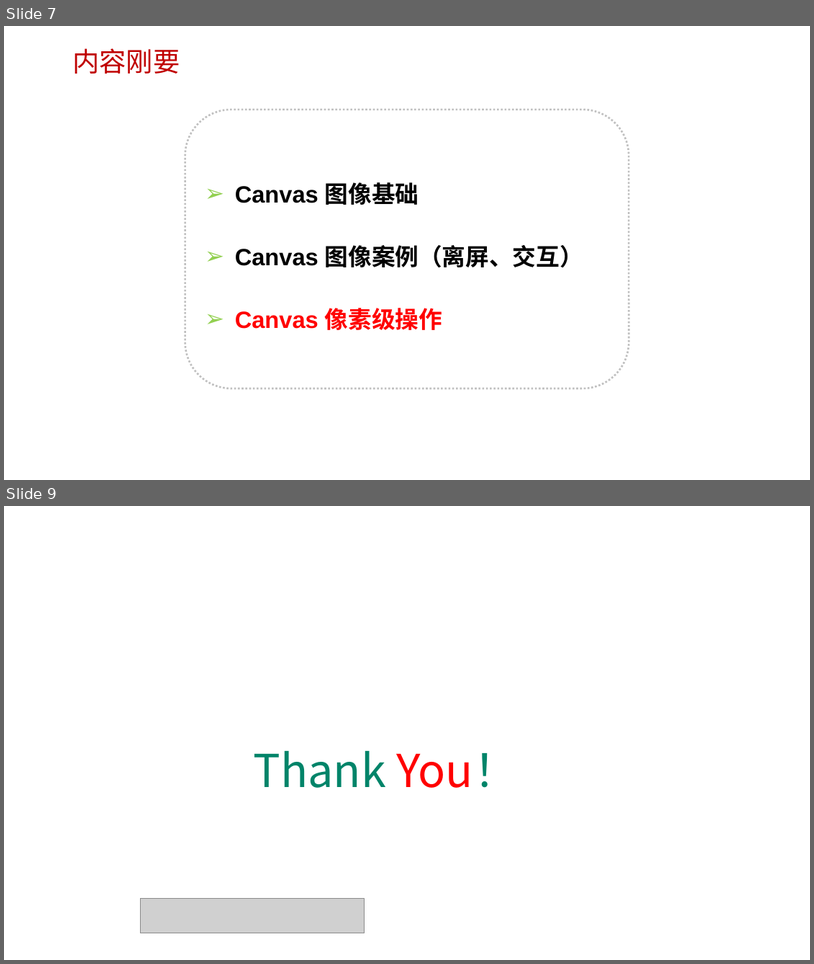
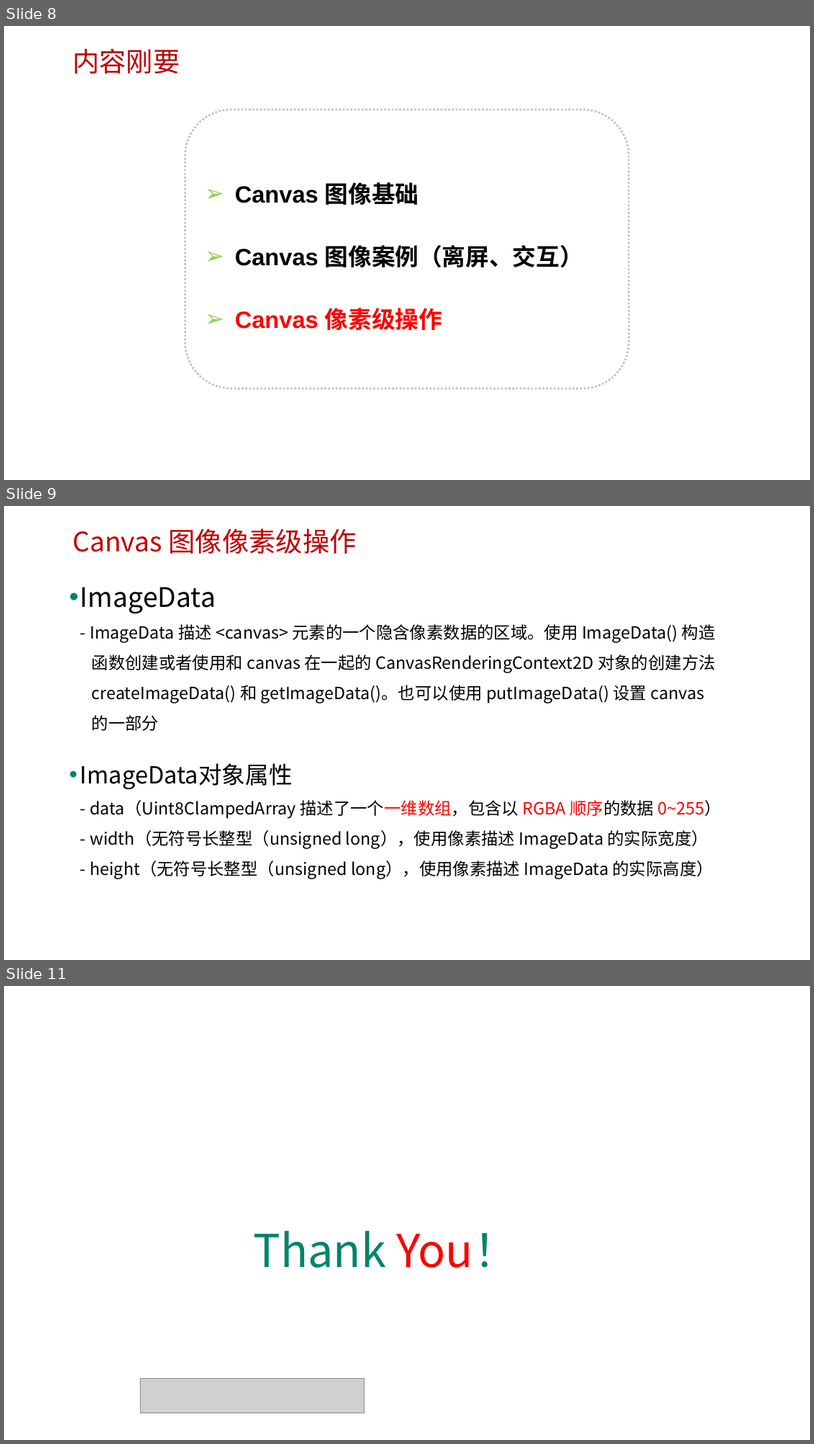
Before and after one commit to edu2act/course-H5-Animation-and-Game-Development, a slide deck: 课程PPT/（03）H5 Canvas图像操作.pptx. Shown one above the other, each under a label of ours: slides 7 and 9 before the commit, slides 8, 9 and 11 after it; the slides between them are not shown. The pictures are 814x964 and 814x1444 pixels, drawn with LibreOffice and Linux fonts; fonts in the diff are those of the drawing; grey boxes stand for pictures; background and template pictures are left out. Boxes give left, top, right and bottom in pixels: in the first picture for what was removed or moved away, otherwise in the second. Text is boxed around its words. In the diff, an @@ line names an element or a change of style, - is before the commit and + after.

```diff
--- a/课程PPT/（03）H5 Canvas图像操作.pptx
+++ b/课程PPT/（03）H5 Canvas图像操作.pptx
@@ slide 9 added at (4, 506, 810, 960), background picture (left out) @@
@@ text added at (72, 528, 357, 554), 32 pt, text #C00000 @@
+Canvas 图像像素级操作
@@ text added at (80, 587, 721, 879), 20 pt, text #000000 @@
+• ImageData
+  - ImageData 描述 <canvas> 元素的一个隐含像素数据的区域。使用 ImageData() 构造
+  函数创建或者使用和 canvas 在一起的 CanvasRenderingContext2D 对象的创建方法
+  createImageData() 和 getImageData()。也可以使用 putImageData() 设置 canvas
+  的一部分
+• ImageData对象属性
+  - data（Uint8ClampedArray 描述了一个一维数组，包含以 RGBA 顺序的数据 0~255）
+  - width（无符号长整型（unsigned long），使用像素描述 ImageData 的实际宽度）
+  - height（无符号长整型（unsigned long），使用像素描述 ImageData 的实际高度）
@@ what was slide 7 is now slide 8 @@
@@ what was slide 9 is now slide 11 @@
```
Also in this commit, not shown: 2 slides changed, 1 other slide added, 9 other files.
